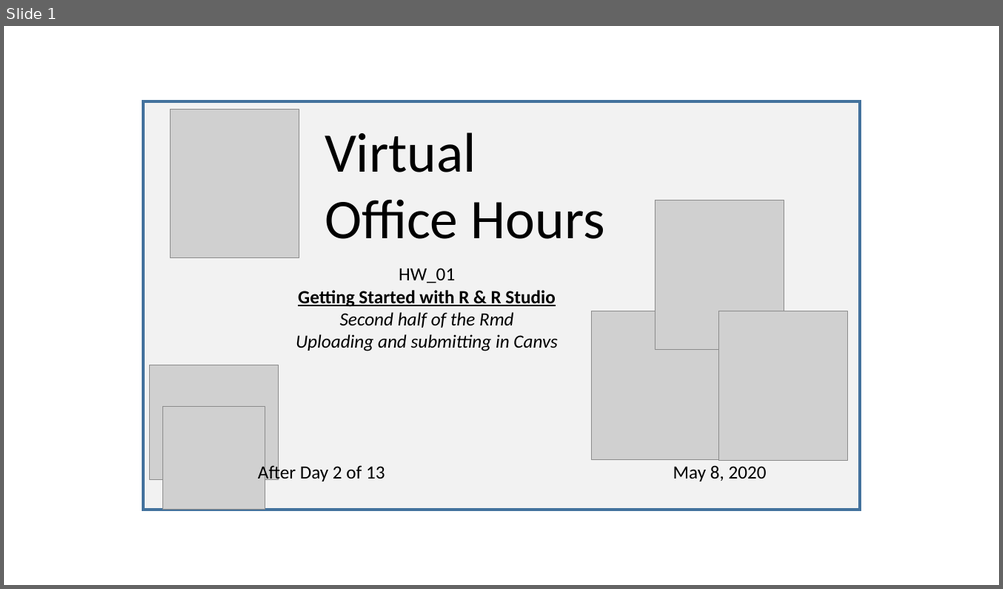
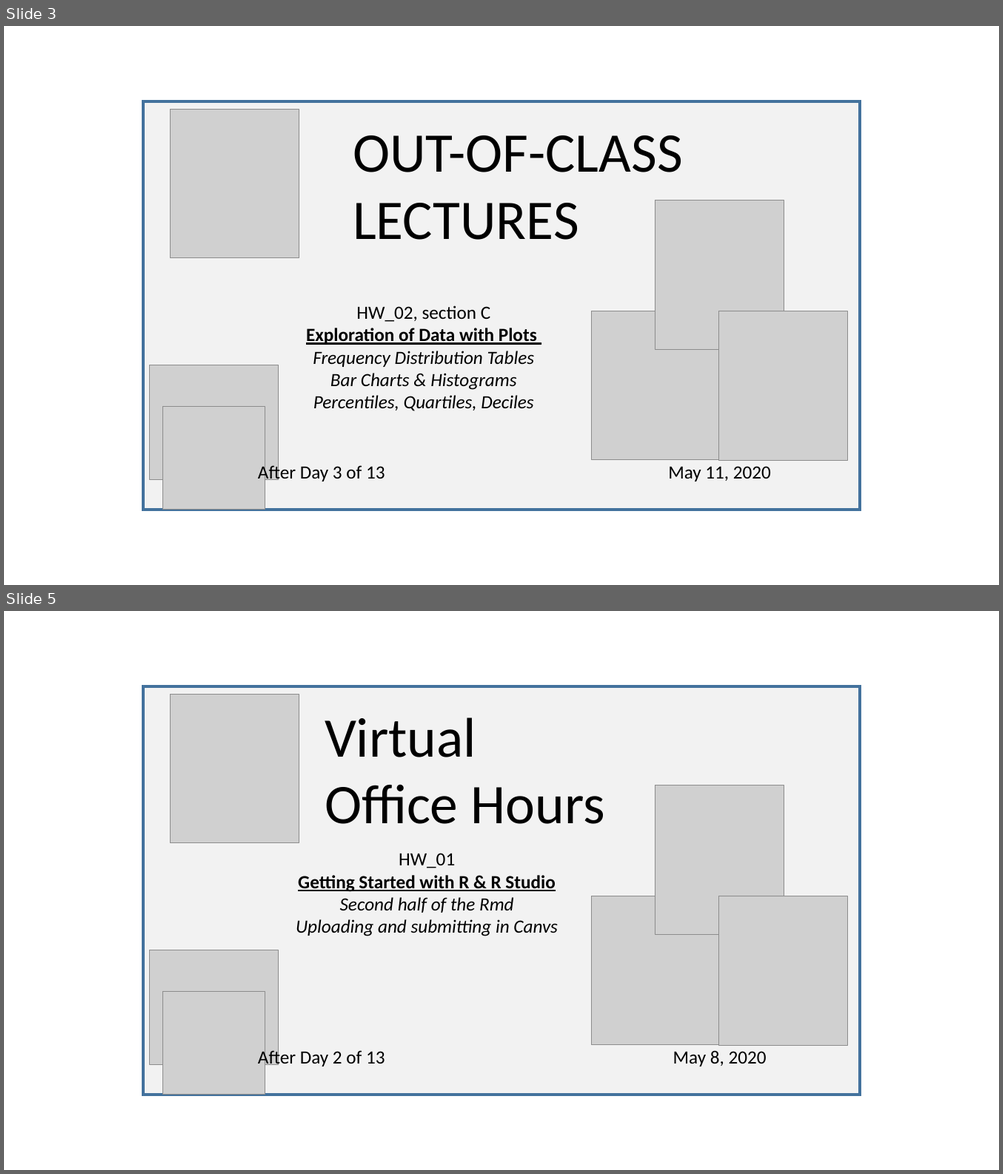
Before and after one commit to SarBearSchwartz/SarBearSchwartz.github.io, a slide deck: static/img/youtube_thumbnails/video_thumbnail_building.pptx. Shown one above the other, each under a label of ours: slide 1 before the commit, slides 3 and 5 after it; the slides between them are not shown. The pictures are 1003x589 and 1003x1174 pixels, drawn with LibreOffice and Linux fonts; fonts in the diff are those of the drawing; grey boxes stand for pictures. Boxes give left, top, right and bottom in pixels: in the first picture for what was removed or moved away, otherwise in the second. Text is boxed around its words. In the diff, an @@ line names an element or a change of style, - is before the commit and + after.

```diff
--- a/static/img/youtube_thumbnails/video_thumbnail_building.pptx
+++ b/static/img/youtube_thumbnails/video_thumbnail_building.pptx
@@ slide 3 added at (4, 26, 999, 585), background #FFFFFF @@
@@ rectangle added at (144, 101, 859, 510), fill #F2F2F2, outline #43739E 3 pt @@
@@ picture added at (170, 110, 299, 259) @@
@@ text added at (353, 136, 683, 240), 54 pt, text #000000 @@
+OUT-OF-CLASS LECTURES
@@ picture added at (655, 201, 785, 350) @@
@@ text added at (306, 306, 537, 412), 18 pt, text #000000, italic @@
+HW_02, section C
+Exploration of Data with Plots
+Frequency Distribution Tables
+Bar Charts & Histograms
+Percentiles, Quartiles, Deciles
@@ picture added at (591, 311, 720, 460) @@
@@ picture added at (719, 312, 848, 461) @@
@@ picture added at (150, 366, 279, 480) @@
@@ picture added at (163, 407, 266, 510) @@
@@ text added at (258, 463, 385, 483), 18 pt, text #000000 @@
+After Day 3 of 13
@@ text added at (668, 466, 771, 482), 18 pt, text #000000 @@
+May 11, 2020
@@ what was slide 1 is now slide 5 @@
```
Also in this commit, not shown: 3 other slides added, 8 other files.
